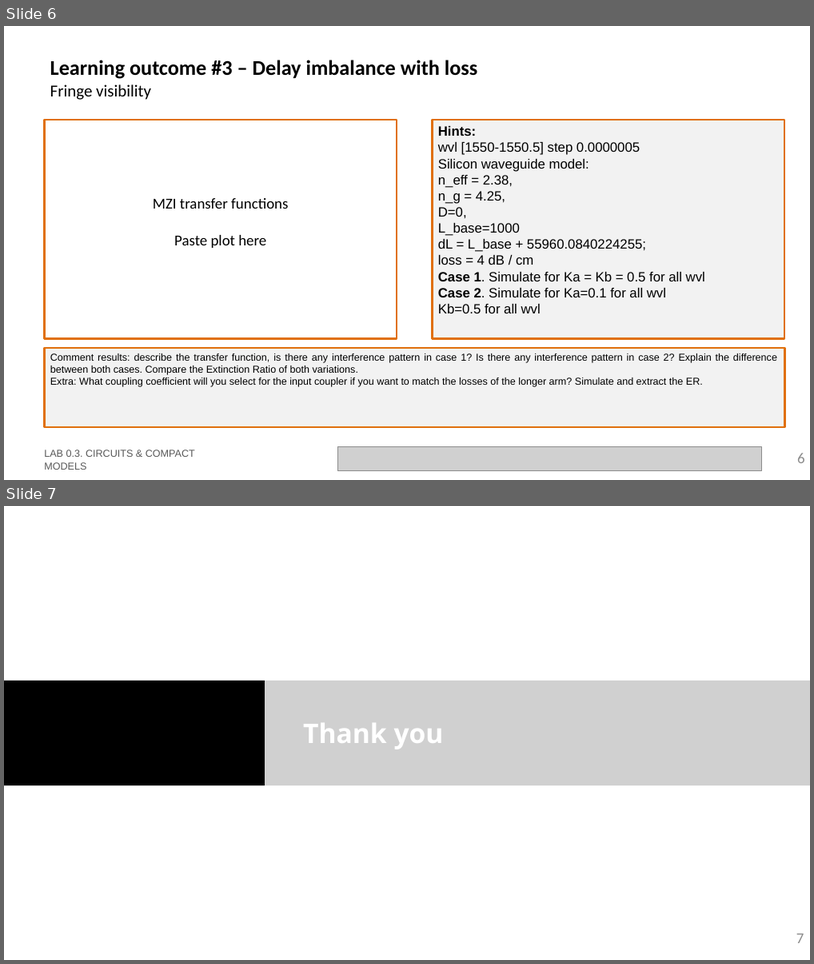
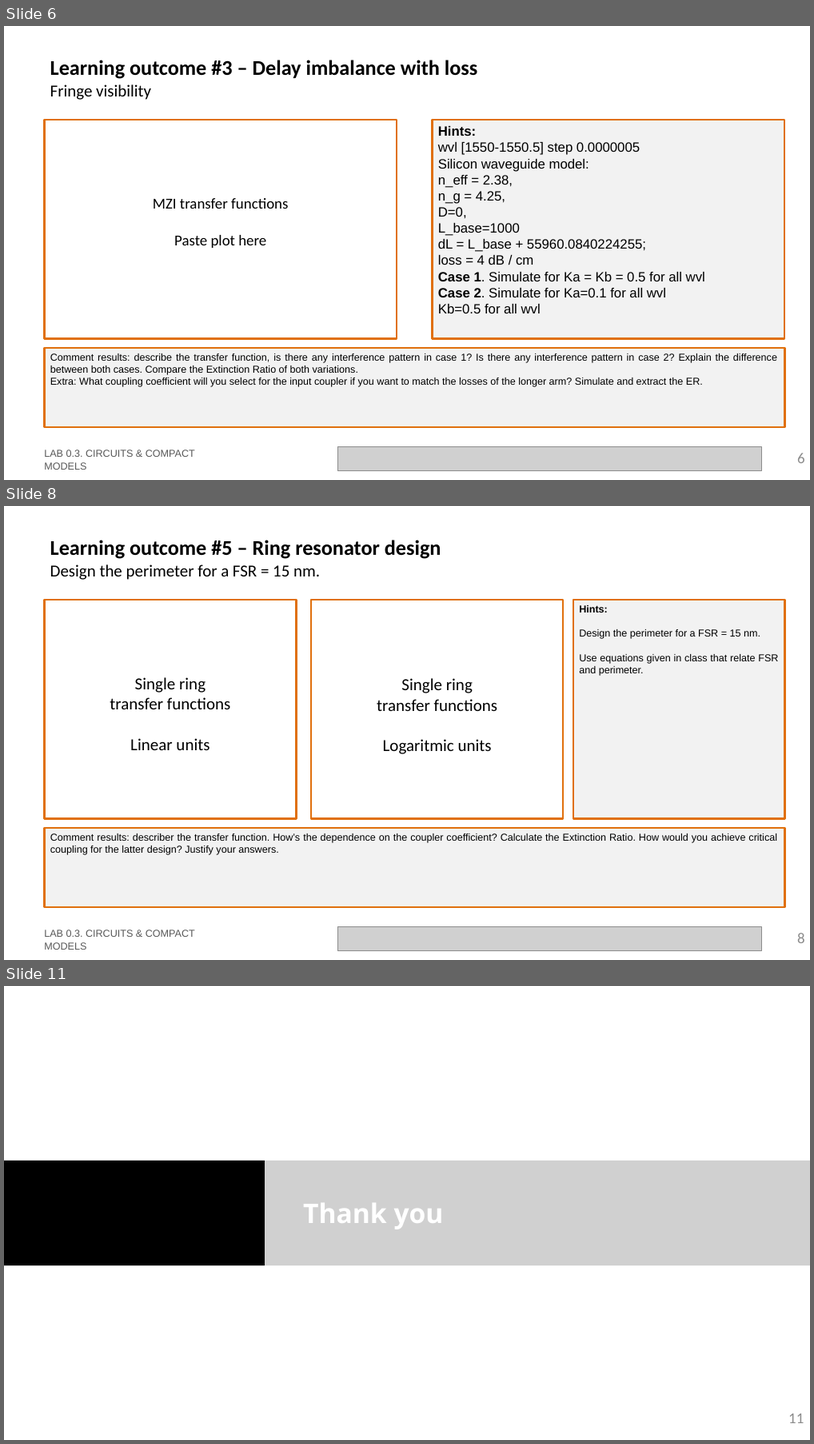
Before and after one commit to nordin001/pdk_UPVfab_v2, a slide deck: training/IPSP/Lab3/LabBook_030.pptx. Shown one above the other, each under a label of ours: slides 6 and 7 before the commit, slides 6, 8 and 11 after it; the slides between them are not shown. The pictures are 814x964 and 814x1444 pixels, drawn with LibreOffice and Linux fonts; fonts in the diff are those of the drawing; grey boxes stand for pictures; background and template pictures are left out. Boxes give left, top, right and bottom in pixels: in the first picture for what was removed or moved away, otherwise in the second. Text is boxed around its words. In the diff, an @@ line names an element or a change of style, - is before the commit and + after.

```diff
--- a/training/IPSP/Lab3/LabBook_030.pptx
+++ b/training/IPSP/Lab3/LabBook_030.pptx
@@ slide 8 added at <box>4,506,810,960</box>, background #FFFFFF @@
@@ text added at <box>50,540,442,580</box>, 25 pt, text #000000, bold @@
+Learning outcome #5 – Ring resonator design
+Design the perimeter for a FSR = 15 nm.
@@ rectangle added at <box>45,600,297,819</box>, outline #E0700D 2.25 pt @@
@@ rectangle added at <box>311,600,563,819</box>, outline #E0700D 2.25 pt @@
@@ rectangle added at <box>574,600,786,819</box>, fill #F2F2F2, outline #E0700D 2.25 pt, 12 pt, text #000000 @@
+Hints:
+Design the perimeter for a FSR = 15 nm.
+Use equations given in class that relate FSR and perimeter.
@@ text added at <box>110,677,230,750</box>, 20 pt, text #000000 @@
+Single ring
+transfer functions
+Linear units
@@ text added at <box>377,678,498,754</box>, 20 pt, text #000000 @@
+Single ring
+transfer functions
+Logaritmic units
@@ rectangle added at <box>45,828,786,907</box>, fill #F2F2F2, outline #E0700D 2.25 pt, 12 pt, text #000000 @@
+Comment results: describer the transfer function. How’s the dependence on the coupler coefficient? Calculate the Extinction Ratio. How would you achieve critical coupling for the latter design? Justify your answers.
@@ text added at <box>44,929,195,949</box>, 12 pt, text #585858 @@
+LAB 0.3. CIRCUITS & COMPACT MODELS
@@ picture added at <box>338,927,762,951</box> @@
@@ page number added at <box>798,932,806,943</box>, 18 pt, text #8C8C8C @@
+8
@@ what was slide 7 is now slide 11 @@
@@ page number at <box>789,1413,804,1423</box>: text changed @@
-7
+11
```
Also in this commit, not shown: 3 other slides added.
